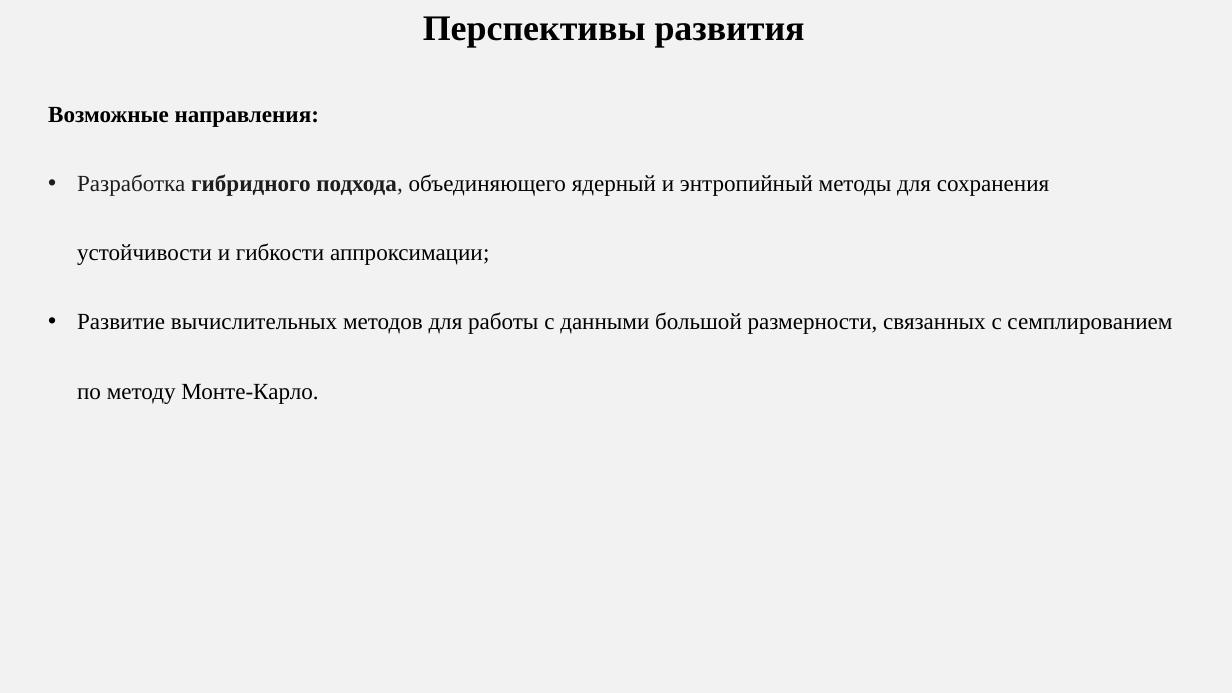
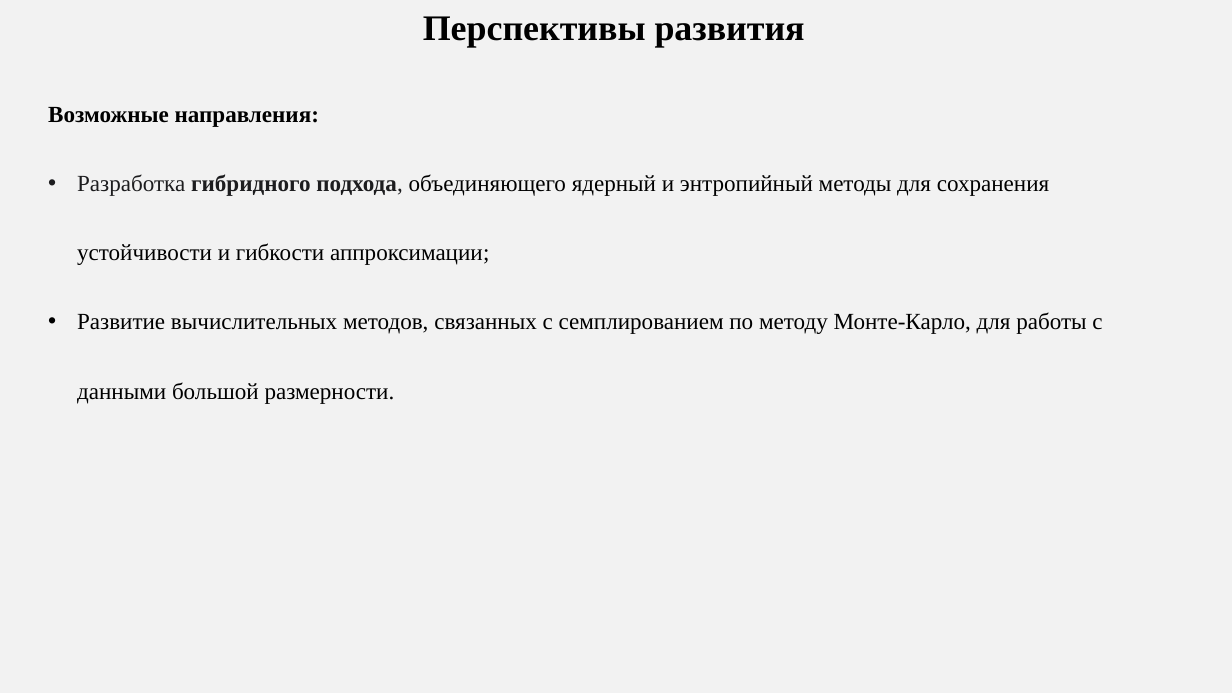
Before and after one commit to AnfimovAleksandr/mag_diploma, a slide deck: slide 18 of Защита диплома/Anfimov_diplom.pptx. Drawn at 1232x693 pixels with LibreOffice and Linux fonts; fonts in the diff are those of the drawing. Boxes give left, top, right and bottom in pixels: in the first picture for what was removed or moved away, otherwise in the second. Text is boxed around its words. In the diff, an @@ line names an element or a change of style, - is before the commit and + after.

```diff
--- a/Защита диплома/Anfimov_diplom.pptx
+++ b/Защита диплома/Anfimov_diplom.pptx
@@ text at box(77, 312, 1102, 404): text changed @@
-• Развитие вычислительных методов для работы с данными большой размерности, связанных с семплированием по методу Монте-Карло.
+• Развитие вычислительных методов, связанных с семплированием по методу Монте-Карло, для работы с данными большой размерности.
```
Also in this commit, not shown: 5 other slides changed, 1 slide added, 1 slide removed, 9 other files.
